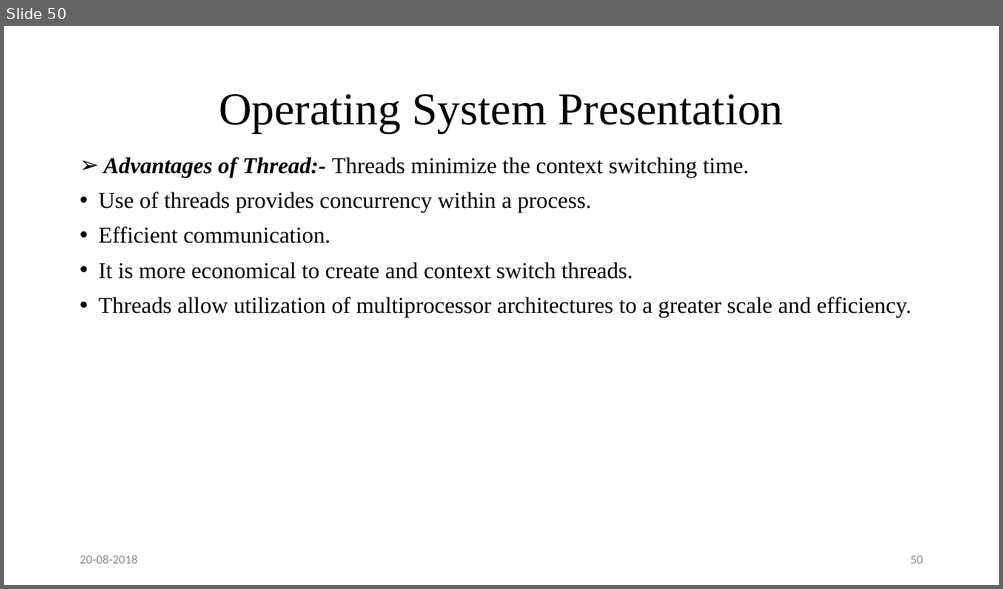
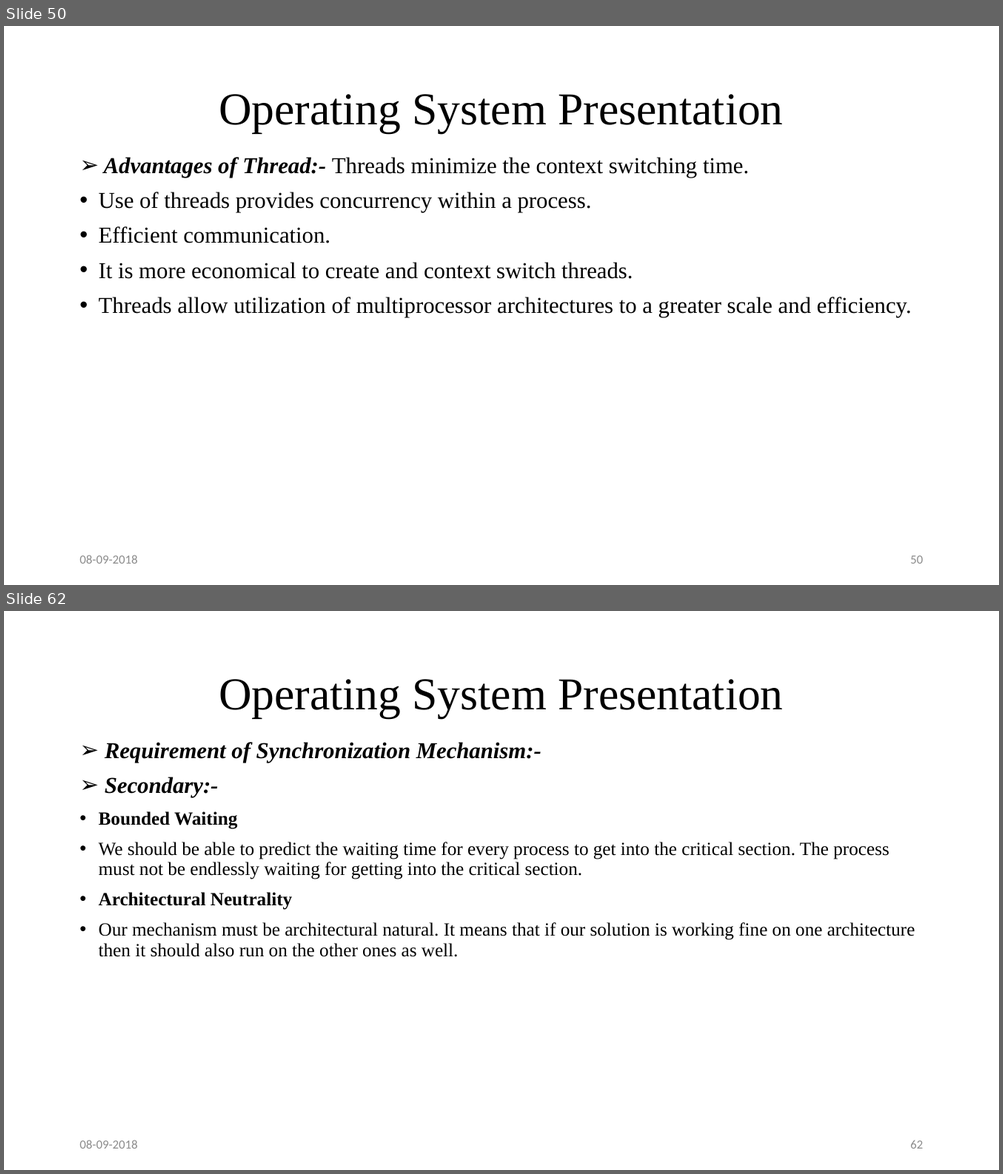
Before and after one commit to sumonkarmakar/Presentation, a slide deck: Operating System Presentation.pptx. Shown one above the other, each under a label of ours: slide 50 before the commit, slides 50 and 62 after it; the slides between them are not shown. The pictures are 1003x589 and 1003x1174 pixels, drawn with LibreOffice and Linux fonts; fonts in the diff are those of the drawing. Boxes give left, top, right and bottom in pixels: in the first picture for what was removed or moved away, otherwise in the second. Text is boxed around its words. In the diff, an @@ line names an element or a change of style, - is before the commit and + after.

```diff
--- a/Operating System Presentation.pptx
+++ b/Operating System Presentation.pptx
@@ slide 62 added at [4,611,999,1170], background #FFFFFF @@
@@ title added at [219,679,782,718], 44 pt, text #000000 @@
+Operating System Presentation
@@ text added at [99,742,915,957], 18 pt, text #000000 @@
+➢ Requirement of Synchronization Mechanism:-
+➢ Secondary:-
+• Bounded Waiting
+• We should be able to predict the waiting time for every process to get into the critical section. The process must not be endlessly waiting for getting into the critical section.
+• Architectural Neutrality
+• Our mechanism must be architectural natural. It means that if our solution is working fine on one architecture then it should also run on the other ones as well.
@@ text added at [79,1140,137,1149], 12 pt, text #8C8C8C @@
+08-09-2018
@@ page number added at [910,1141,922,1149], 12 pt, text #8C8C8C @@
+62
@@ slide 50 changed as well @@
@@ text at [79,555,137,564]: text changed @@
-20-08-2018
+08-09-2018
```
Also in this commit, not shown: 50 other slides changed, 85 other slides added.
